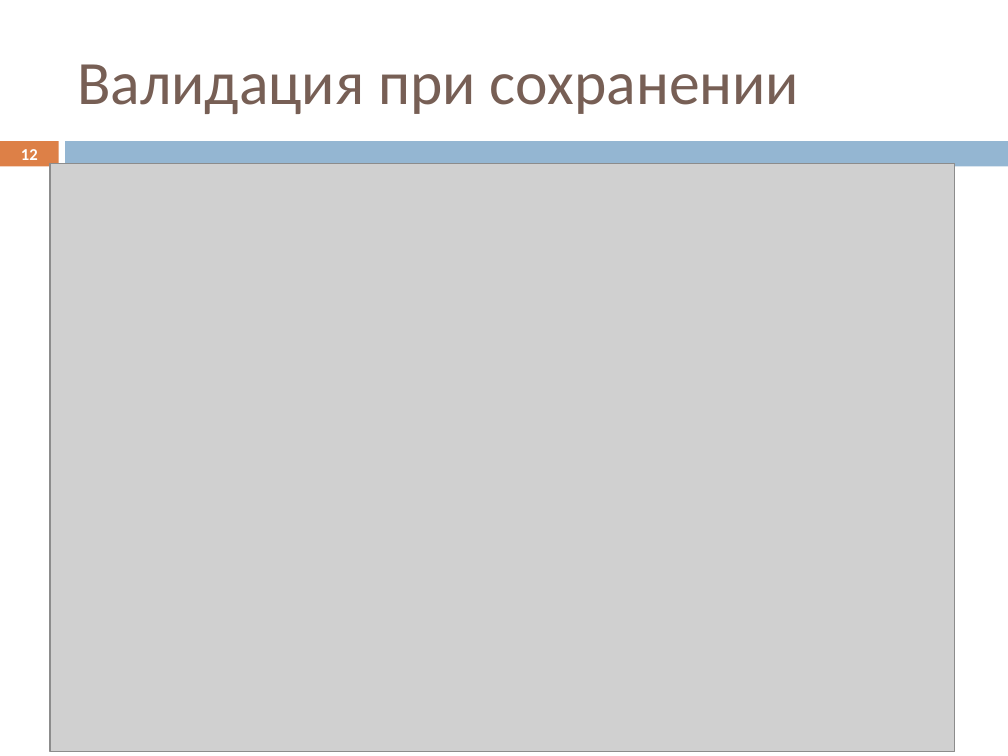
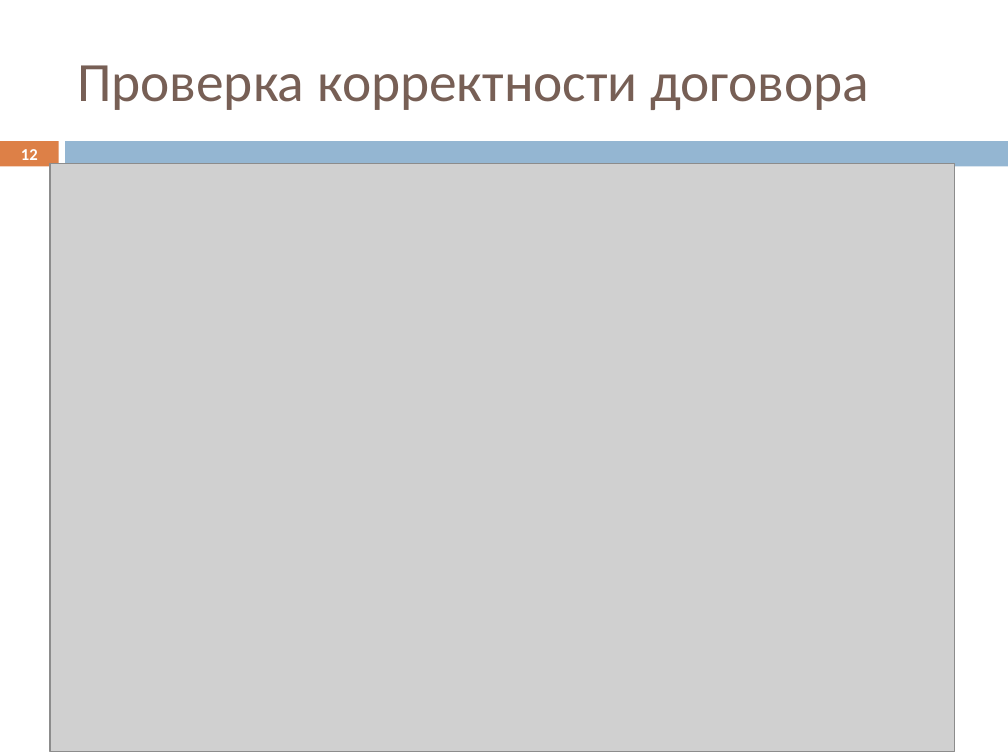
Before and after one commit to Datel777/DIPLOM, a slide deck: slide 12 of Презентация psv46.pptx. Drawn at 1008x756 pixels with LibreOffice and Linux fonts; fonts in the diff are those of the drawing; grey boxes stand for pictures. Boxes give left, top, right and bottom in pixels: in the first picture for what was removed or moved away, otherwise in the second. Text is boxed around its words. In the diff, an @@ line names an element or a change of style, - is before the commit and + after.

```diff
--- a/Презентация psv46.pptx
+++ b/Презентация psv46.pptx
@@ title at (77, 65, 869, 110): text changed; size 44 to 39.6 pt @@
-Валидация при сохранении
+Проверка корректности договора
```
Also in this commit, not shown: 7 other slides changed, 2 slides added, 2 slides removed, 11 other files.
